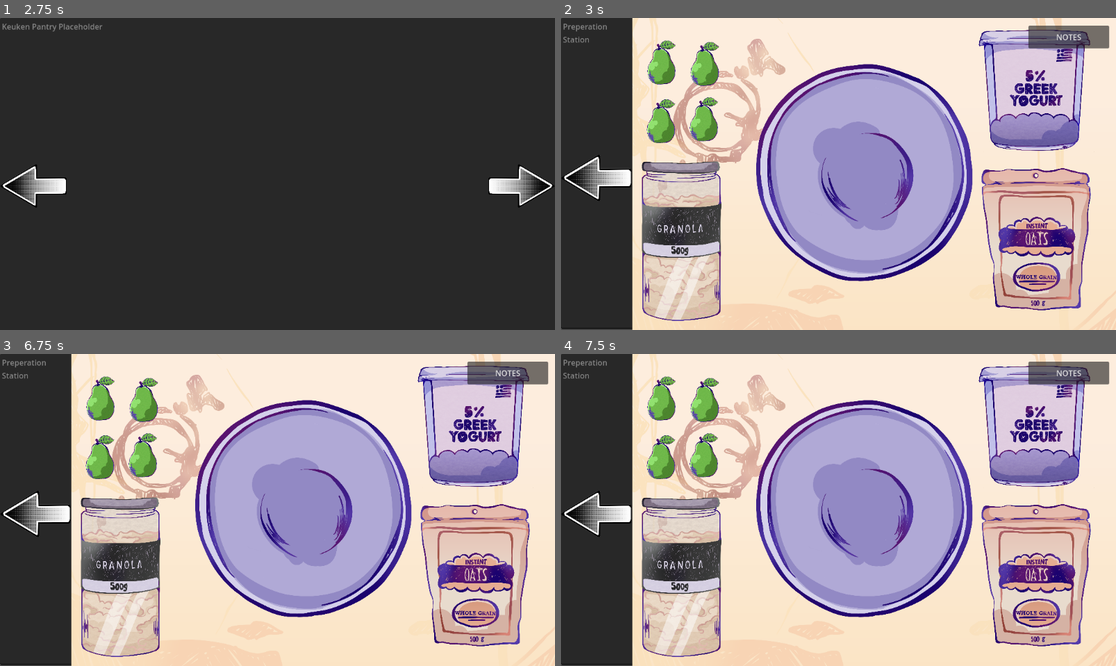
Above: before the commit, frames 1-4 (two rows, left to right).
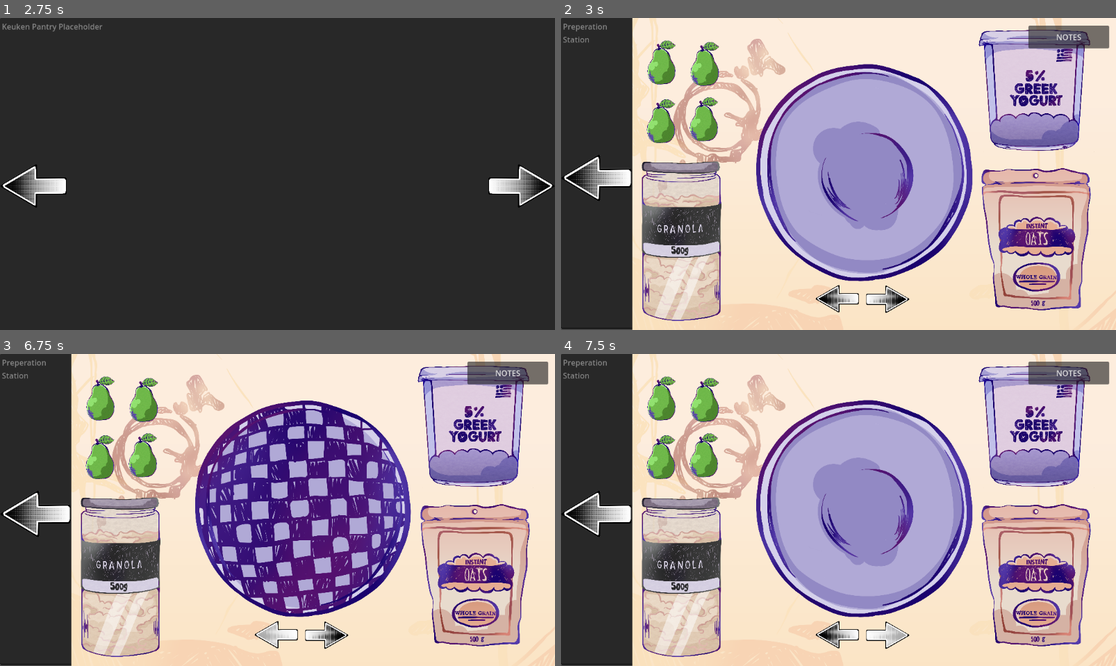
Above: after the commit, the same moments.

Repository: authenticBloodshed/gOATmeal
Game: Godot game, scene res://MainMenu.tscn
Two runs of this game, one before a commit and one after it. Both use one fixed random seed, a clock stepped at 60 frames per second and the inputs below.
Inputs (mouse positions are in pixels of both pictures, inside the frame that each line leads up to):
- Up to frame 1 (2.75 s): click "START" at 0.5 s; click "START" at 1.25 s; click "START" at 2 s
- Up to frame 2 (3 s): click (1082, 186) at 2.75 s
- Up to frame 3 (6.75 s): click (33, 516) at 3.5 s; click (33, 522) at 4.25 s; click (493, 519) at 5 s; click (521, 522) at 5.75 s; click (277, 634) at 6.52 s
- Up to frame 4 (7.5 s): click (888, 634) at 7.27 s

Frame 1 is identical in both runs. In frame 2, 0.7% of the frame differs, in the area x 45-63%, y 85-95%; in frame 3, 16%, in the area x 35-75%, y 14-95%; in frame 4, 0.7%.

Commit message:
Option between bowls
Player can now pick between 3 different types of bowls for their breakfast bowl and freely switch between them

Diff:
--- a/PrepStation.gd
+++ b/PrepStation.gd
@@ -1,11 +1,9 @@
 extends Node2D
 
+var counter = 0
 
-# Called when the node enters the scene tree for the first time.
 func _ready():
 	pass # Replace with function body.
-
-
 
 func _on_texture_button_pressed():
 	get_tree().change_scene_to_file("res://game.tscn")
@@ -13,3 +11,39 @@
 func _input(event):
 	if event is InputEventMouseButton and event.pressed:
 		$DraggableObjects/ClickSound.play()
+
+func _on_next_bowl_button_pressed():
+	counter += 1
+	update_bowl()
+
+func _on_previous_bowl_button_pressed():
+	counter -= 1
+	update_bowl()
+
+func update_bowl():
+	if counter == 0:
+		$FinalAssets/Bowl1.show()
+		$FinalAssets/HeartBowl.hide()
+		$FinalAssets/CheckerBowl.hide()
+
+	if counter == 1:
+		$FinalAssets/HeartBowl.show()
+		$FinalAssets/Bowl1.hide()
+		$FinalAssets/CheckerBowl.hide()
+
+	if counter == 2:
+		$FinalAssets/HeartBowl.hide()
+		$FinalAssets/Bowl1.hide()
+		$FinalAssets/CheckerBowl.show()
+
+	if counter >= 3:
+		$FinalAssets/CheckerBowl.hide()
+		$FinalAssets/HeartBowl.hide()
+		$FinalAssets/Bowl1.show()
+		counter = 0
+
+	if counter < 0:
+		$FinalAssets/CheckerBowl.show()
+		$FinalAssets/HeartBowl.hide()
+		$FinalAssets/Bowl1.hide()
+		counter = 2
--- a/PrepStation.tscn
+++ b/PrepStation.tscn
@@ -7,8 +7,10 @@
 [ext_resource type="Texture2D" uid="uid://cn7hc2n6fcsmo" path="res://Yogurt Placeholder.png" id="4_21818"]
 [ext_resource type="Texture2D" uid="uid://dgy2dputb4r37" path="res://ArrowHover.png" id="4_bsost"]
 [ext_resource type="AudioStream" uid="uid://de83sj2no0dya" path="res://562294-colorscrimsontears-click_mRrswwXk.wav" id="5_liu57"]
+[ext_resource type="Texture2D" uid="uid://j8qii1xydm0i" path="res://HeartBowl.png" id="7_3i66u"]
 [ext_resource type="Texture2D" uid="uid://dt0f8s077qi2x" path="res://bowl1.png" id="7_jvau5"]
 [ext_resource type="Texture2D" uid="uid://bym7kwstv0l1e" path="res://Countertop.png" id="7_lob6u"]
+[ext_resource type="Texture2D" uid="uid://bvr3sirjws60s" path="res://CheckerBowl.png" id="8_4u2eb"]
 [ext_resource type="Texture2D" uid="uid://c0ty2sdbqng8f" path="res://yogurt.png" id="8_dmfa1"]
 [ext_resource type="PackedScene" uid="uid://dgvvcqcelxcsk" path="res://DraggableObject.tscn" id="8_fgw3y"]
 [ext_resource type="Texture2D" uid="uid://c1camwkygdip0" path="res://OatmealBowl.png" id="9_cb7cn"]
@@ -51,6 +53,18 @@
 position = Vector2(631, 322)
 scale = Vector2(0.23075, 0.23075)
 texture = ExtResource("7_jvau5")
+
+[node name="HeartBowl" type="Sprite2D" parent="FinalAssets"]
+visible = false
+position = Vector2(631, 313)
+scale = Vector2(0.268625, 0.266125)
+texture = ExtResource("7_3i66u")
+
+[node name="CheckerBowl" type="Sprite2D" parent="FinalAssets"]
+visible = false
+position = Vector2(630, 322)
+scale = Vector2(0.23, 0.23)
+texture = ExtResource("8_4u2eb")
 
 [node name="Yogurt" type="Sprite2D" parent="FinalAssets"]
 visible = false
@@ -119,4 +133,27 @@
 
 [node name="NotebookManager" parent="." instance=ExtResource("17_u1xj1")]
 
+[node name="NextBowlButton" type="TextureButton" parent="."]
+offset_left = 633.0
+offset_top = 540.0
+offset_right = 1197.0
+offset_bottom = 1104.0
+scale = Vector2(0.16, 0.16)
+texture_normal = ExtResource("2_b3ctj")
+texture_pressed = ExtResource("3_o1fpt")
+texture_hover = ExtResource("4_bsost")
+
+[node name="PreviousBowlButton" type="TextureButton" parent="."]
+offset_left = 528.0
+offset_top = 539.0
+offset_right = 1092.0
+offset_bottom = 1103.0
+scale = Vector2(0.16, 0.16)
+texture_normal = ExtResource("2_b3ctj")
+texture_pressed = ExtResource("3_o1fpt")
+texture_hover = ExtResource("4_bsost")
+flip_h = true
+
 [connection signal="pressed" from="TextureButton" to="." method="_on_texture_button_pressed"]
+[connection signal="pressed" from="NextBowlButton" to="." method="_on_next_bowl_button_pressed"]
+[connection signal="pressed" from="PreviousBowlButton" to="." method="_on_previous_bowl_button_pressed"]
Binary file added: CheckerBowl.png
Not shown, added: CheckerBowl.png.import
Binary file added: HeartBowl.png
Not shown, added: HeartBowl.png.import
Not shown: 1 places in NewNotebook.tscn that only renumber resources
Not shown: 1 places in PrepStation.tscn that only renumber resources
